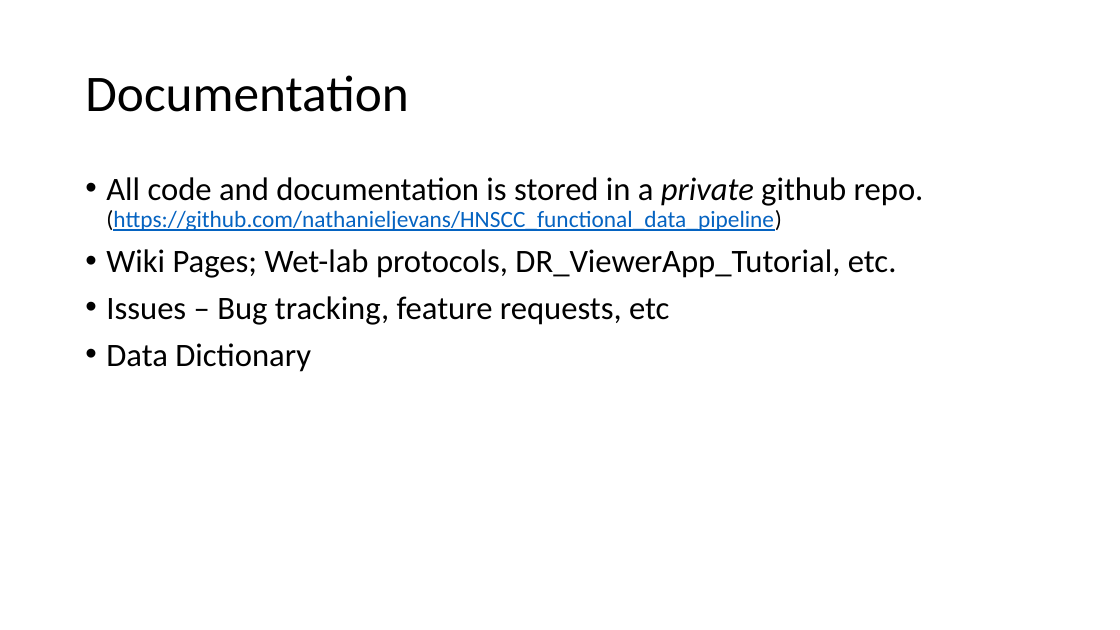
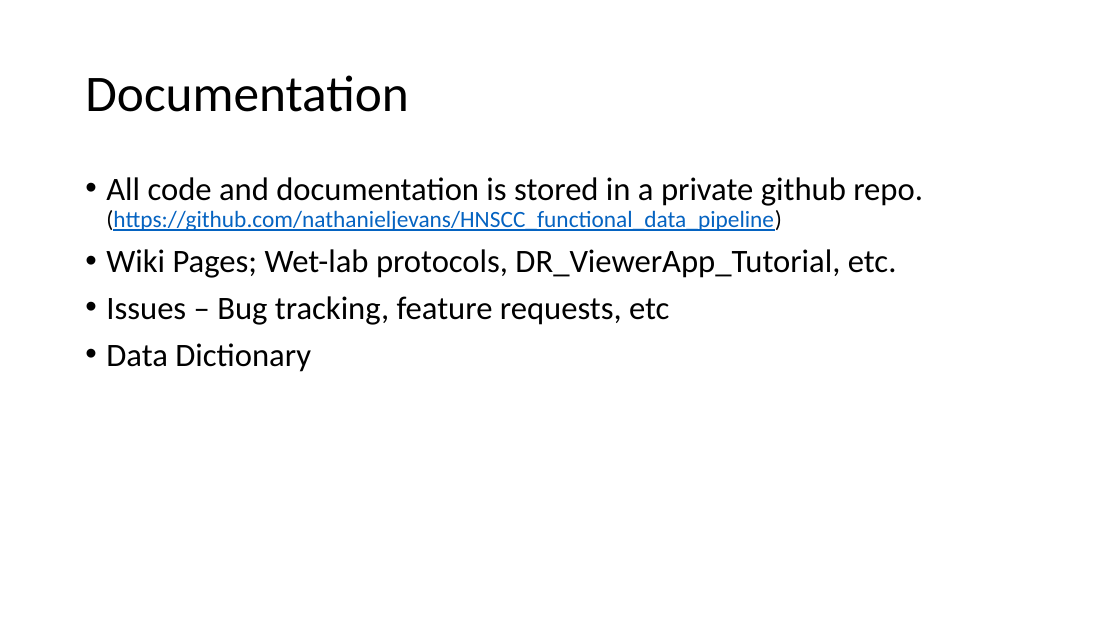
Before and after one commit to nathanieljevans/HNSCC_functional_data_pipeline, a slide deck: slide 9 of docs/HNSCC_functional_assay_pipeline_development_rev002.pptx. Drawn at 1120x630 pixels with LibreOffice and Linux fonts; fonts in the diff are those of the drawing. Boxes give left, top, right and bottom in pixels: in the first picture for what was removed or moved away, otherwise in the second. Text is boxed around its words. In the diff, an @@ line names an element or a change of style, - is before the commit and + after.

```diff
--- a/docs/HNSCC_functional_assay_pipeline_development_rev002.pptx
+++ b/docs/HNSCC_functional_assay_pipeline_development_rev002.pptx
@@ text at [106,177,923,231]: italic off in "private" @@
```
Also in this commit, not shown: 1 slide added.
